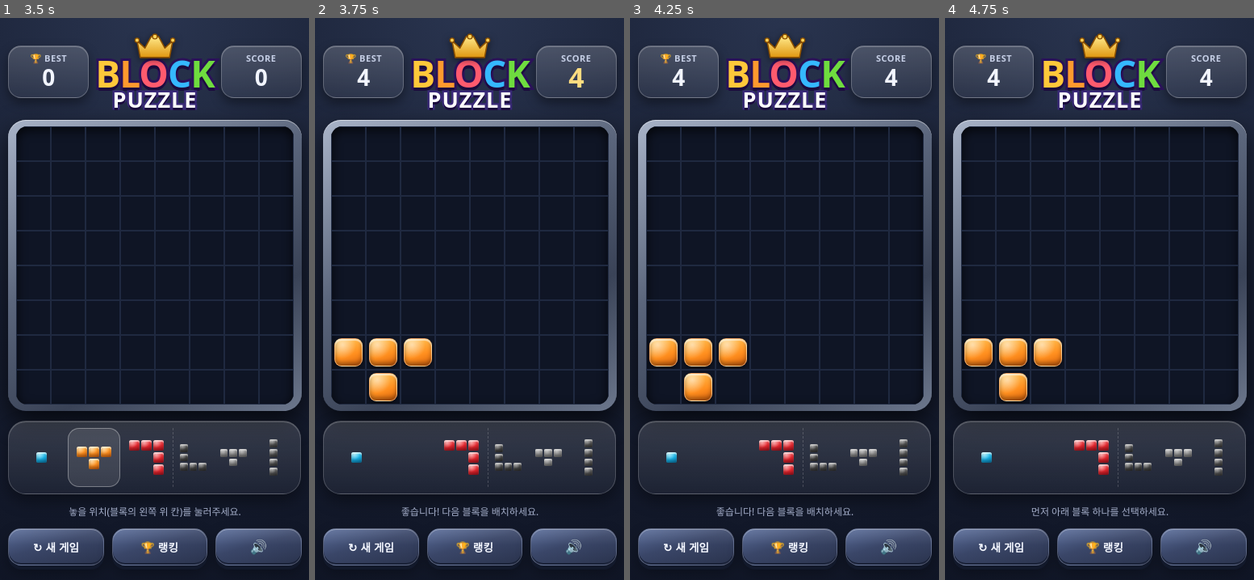
Above: before the commit, frames 1-4 (left to right).
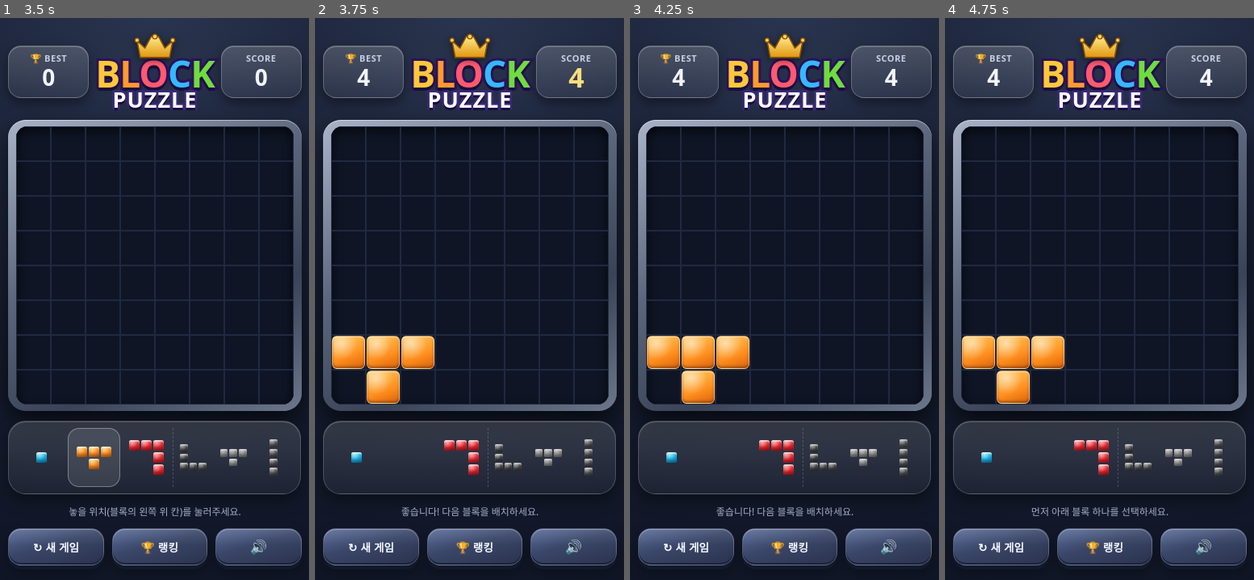
Above: after the commit, the same moments.

Repository: CHRISPARK101/blockpuzzle
Game: browser game, page index.html
Same seed, same stepped clock (60 frames per second), same inputs: the game is played once before the commit and once after it.
Inputs (mouse positions are in pixels of both pictures, inside the frame that each line leads up to):
- Up to frame 1 (3.5 s): click (154, 299) at 0.27 s; click (154, 355) at 1.07 s; tap Space every 0.5 s from 1.1 to 3.1 s; click (207, 315) at 1.27 s; click (95, 242) at 1.67 s; click (67, 355) at 1.87 s; press the mouse at (213, 214) at 2.27 s; release the mouse at (154, 192) at 2.4 s; click (241, 248) at 2.47 s; click (197, 405) at 2.87 s; click (139, 248) at 3.07 s; click (80, 433) at 3.47 s
- Up to frame 2 (3.75 s): tap Space at 3.6 s; click (348, 355) at 3.67 s
- Up to frame 3 (4.25 s): press the mouse at (784, 192) at 4.07 s; tap Space at 4.1 s; release the mouse at (753, 490) at 4.2 s
- Up to frame 4 (4.75 s): click (978, 141) at 4.27 s; tap Space at 4.6 s; click (1186, 327) at 4.67 s

Frame 1 is identical in both runs. In frame 2, 1.4% of the frame differs, in the area x 5-39%, y 56-69%; in frame 3, 1.4%; in frame 4, 1.4%.

Commit message:
Add files via upload

Diff:
--- a/index.html
+++ b/index.html
@@ -44,12 +44,21 @@
   position:relative;
   width:var(--cs);
   height:var(--cs);
-  border:1px solid #1f2940;
+  /* 테두리는 레이아웃을 차지하지 않는 box-shadow로 처리해 간격 최소화 */
+  box-shadow:inset 0 0 0 1px #1f2940;
   overflow:hidden;
-  /* transform 애니메이션이 레이아웃에 영향 주지 않도록 */
   transform:translateZ(0);
 }
-.f::after,.pv::after{content:"";position:absolute;inset:3px;border-radius:9px;background:radial-gradient(circle at 28% 22%,#ffffff8c,#ffffff00 48%),var(--g);border:1px solid #ffffff55;box-shadow:inset 0 2px 1px #ffffff90,inset 0 -4px 5px #0005,0 2px 4px #0009;will-change:transform,opacity,filter}
+.f::after,.pv::after{
+  content:"";
+  position:absolute;
+  inset:1px;
+  border-radius:6px;
+  background:radial-gradient(circle at 28% 22%,#ffffff8c,#ffffff00 48%),var(--g);
+  border:1px solid #ffffff44;
+  box-shadow:inset 0 1px 1px #ffffff80,inset 0 -2px 3px #0005;
+  will-change:transform,opacity,filter;
+}
 .pv::after{opacity:.5;box-shadow:none}
 .pop::after{animation:pop .38s cubic-bezier(.3,1.6,.5,1)}
 @keyframes pop{0%{transform:scale(.55);filter:brightness(2)}60%{transform:scale(1.18);filter:brightness(1.5)}100%{transform:scale(1);filter:none}}
@@ -151,17 +160,17 @@
     0 4px 10px #00000044;
 }
 #sound{font-size:17px;padding:10px 0}
-.overlay{position:fixed;inset:0;background:#070a14cc;display:none;align-items:center;justify-content:center;padding:20px;z-index:50}
+.overlay{position:fixed;inset:0;background:#070a14cc;display:none;align-items:center;justify-content:center;padding:max(16px,env(safe-area-inset-top)) 16px max(16px,env(safe-area-inset-bottom));z-index:50;box-sizing:border-box}
 .overlay.show{display:flex}
-.modal{width:min(100%,360px);padding:24px;border-radius:22px;background:linear-gradient(150deg,#3b475f,#171d2f);border:1px solid #ffffff3a;text-align:center;box-shadow:0 20px 60px #000b}
-.modal h2{margin:0 0 8px;font-size:26px}.modal p{color:#cdd6ee;line-height:1.55;margin:0 0 6px}
+.modal{width:min(100%,360px);max-height:min(88dvh,100%);padding:20px 20px 16px;border-radius:22px;background:linear-gradient(150deg,#3b475f,#171d2f);border:1px solid #ffffff3a;text-align:center;box-shadow:0 20px 60px #000b;box-sizing:border-box;overflow:hidden;display:flex;flex-direction:column}
+.modal h2{margin:0 0 8px;font-size:26px;flex-shrink:0}.modal p{color:#cdd6ee;line-height:1.55;margin:0 0 6px}
 @media(prefers-reduced-motion:reduce){.pop::after,.clr::after,.stat.bump strong{animation-duration:.01s}}
 .modal .ni{width:100%;margin-top:10px;padding:11px;border-radius:12px;border:1px solid #ffffff44;background:#0d1322;color:#fff;font-size:16px;text-align:center;-webkit-user-select:text;user-select:text}
-.rank{max-height:88dvh;display:flex;flex-direction:column}
-.tabs{display:flex;gap:6px;margin:6px 0}
+.rank{max-height:min(88dvh,100%);display:flex;flex-direction:column;min-height:0}
+.tabs{display:flex;gap:6px;margin:6px 0;flex-shrink:0}
 .tabs button{margin:0;padding:8px;box-shadow:none;background:#2c3652;opacity:.6}
 .tabs button.on{opacity:1;background:linear-gradient(180deg,#5b6fa8,#34426b)}
-#rl{list-style:none;margin:6px 0;padding:0;overflow:auto;max-height:46dvh;text-align:left}
+#rl{list-style:none;margin:6px 0;padding:0;overflow:auto;-webkit-overflow-scrolling:touch;flex:1 1 auto;min-height:0;max-height:none;text-align:left}
 #rl li{display:flex;gap:10px;align-items:center;padding:8px 10px;border-radius:10px;font-weight:700}
 #rl li:nth-child(odd){background:#ffffff0d}
 #rl li.me{background:#ffd45a33;outline:1px solid #ffd45a88}
@@ -169,7 +178,8 @@
 #rl span{flex:1;overflow:hidden;text-overflow:ellipsis;white-space:nowrap}
 #rl em{font-style:normal;font-variant-numeric:tabular-nums}
 #rl li.dim{display:block;text-align:center;color:#aab4d0;font-weight:500;background:none}
-.note{font-size:11px;color:#8f9ab8;margin:0 0 4px}
+.note{font-size:11px;color:#8f9ab8;margin:8px 0 10px;flex-shrink:0}
+.rank #rclose{flex-shrink:0;margin-top:auto;width:100%}
 .cell.glow::after{animation:gl .4s ease-in forwards}
 @keyframes gl{0%{filter:none}100%{transform:scale(1.06);filter:brightness(1.8) sepia(1) saturate(3) hue-rotate(-15deg);box-shadow:0 0 14px 4px #ffd45a,inset 0 0 12px #fff}}
 .cell.glow::before,.cell.clr::before{content:"";position:absolute;inset:-20%;border-radius:50%;background:radial-gradient(circle,#ffeeaacc,#ffb02044 50%,transparent 70%);mix-blend-mode:screen;pointer-events:none;z-index:3;will-change:transform,opacity}
